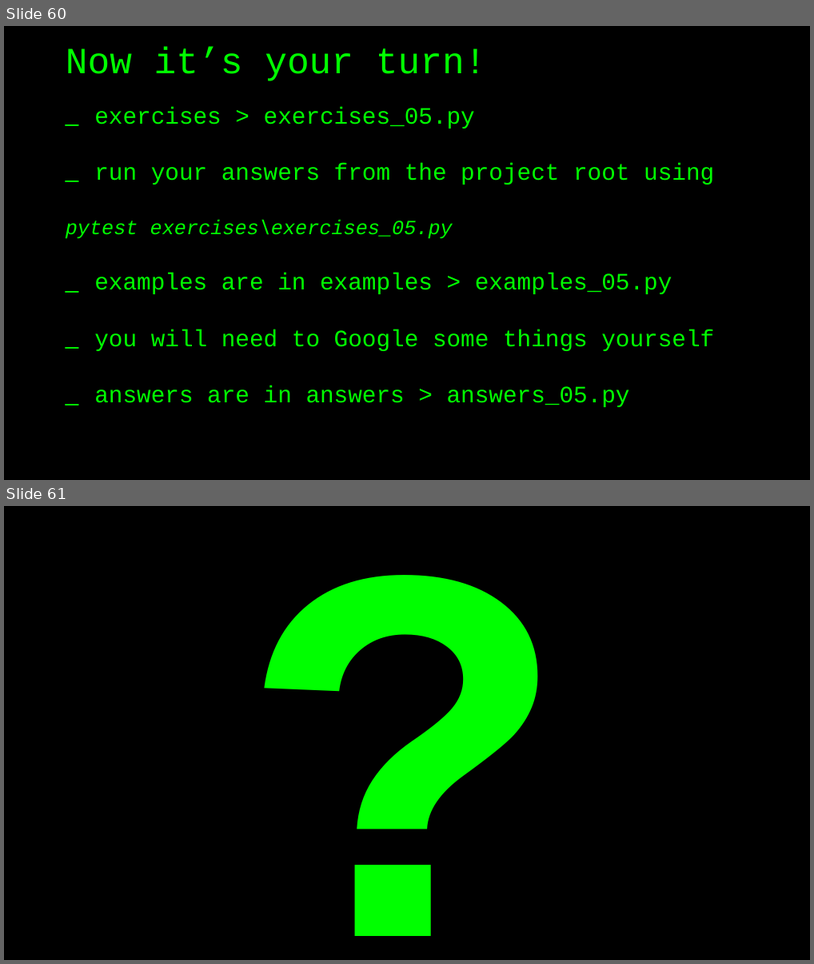
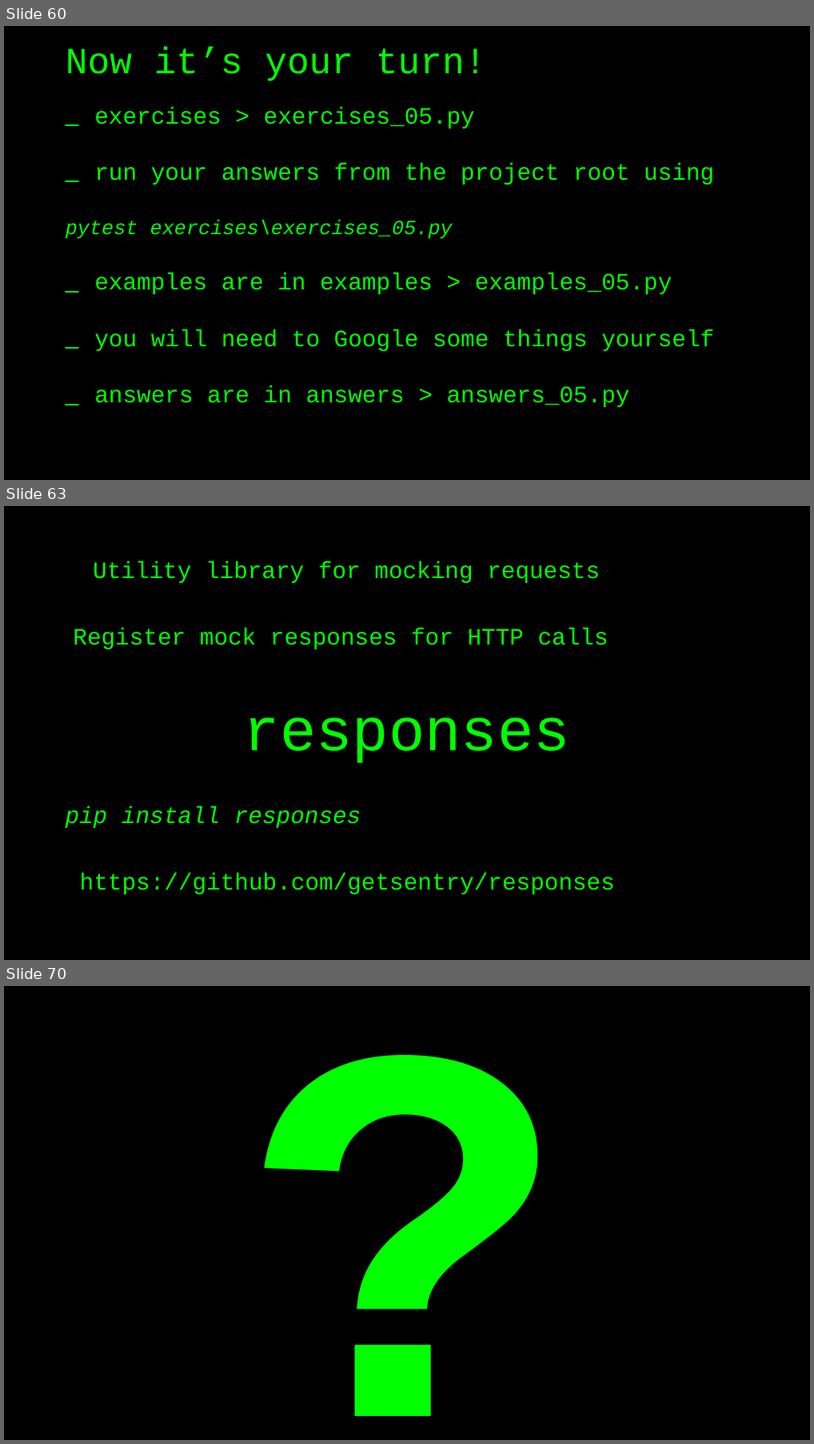
Before and after one commit to basdijkstra/requests-workshop, a slide deck: python-requests-workshop.pptx. Shown one above the other, each under a label of ours: slides 60 and 61 before the commit, slides 60, 63 and 70 after it; the slides between them are not shown. The pictures are 814x964 and 814x1444 pixels, drawn with LibreOffice and Linux fonts; fonts in the diff are those of the drawing. Boxes give left, top, right and bottom in pixels: in the first picture for what was removed or moved away, otherwise in the second. Text is boxed around its words. In the diff, an @@ line names an element or a change of style, - is before the commit and + after.

Commit message:
Dependency version bumps and new exercise series on mocking with responses

```diff
--- a/python-requests-workshop.pptx
+++ b/python-requests-workshop.pptx
@@ slide 63 added at (4,506,810,960), background #000000 @@
@@ text added at (93,561,600,583), 28 pt, text #00FF00 @@
+Utility library for mocking requests
@@ text added at (73,628,609,649), 28 pt, text #00FF00 @@
+Register mock responses for HTTP calls
@@ title added at (244,717,570,763), 72 pt, text #00FF00 @@
+responses
@@ text added at (66,806,362,828), 28 pt, text #00FF00, italic @@
+pip install responses
@@ text added at (80,872,615,894), 28 pt, text #00FF00 @@
+https://github.com/getsentry/responses
@@ what was slide 61 is now slide 70 @@
```
Also in this commit, not shown: 8 other slides added, 6 other files.
